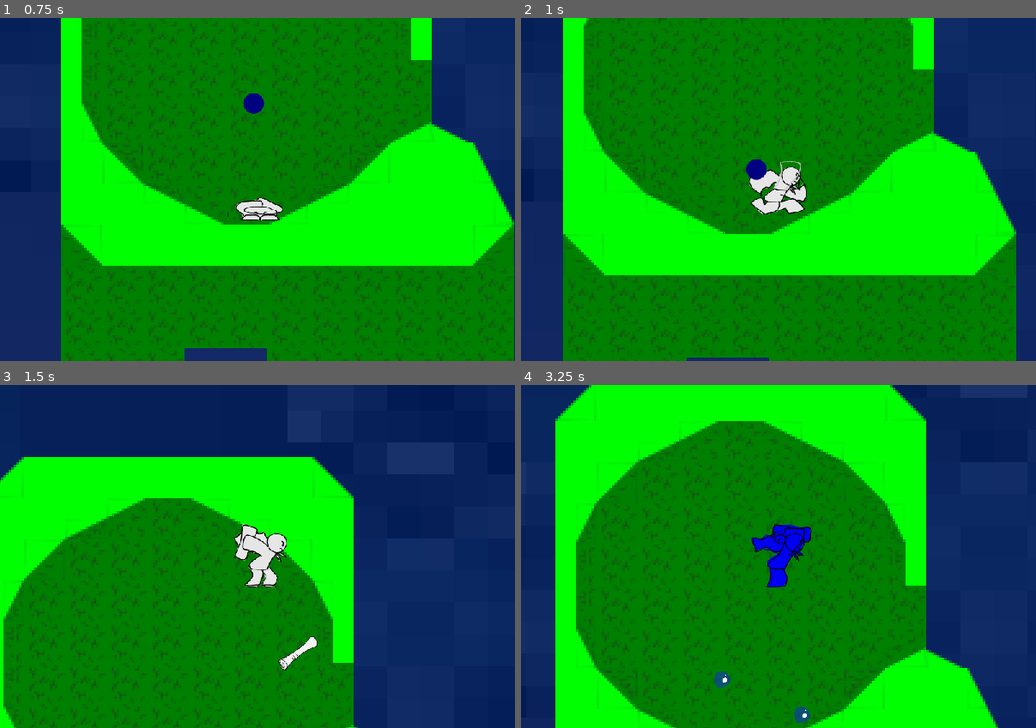
Above: before the commit, frames 1-4 (two rows, left to right).
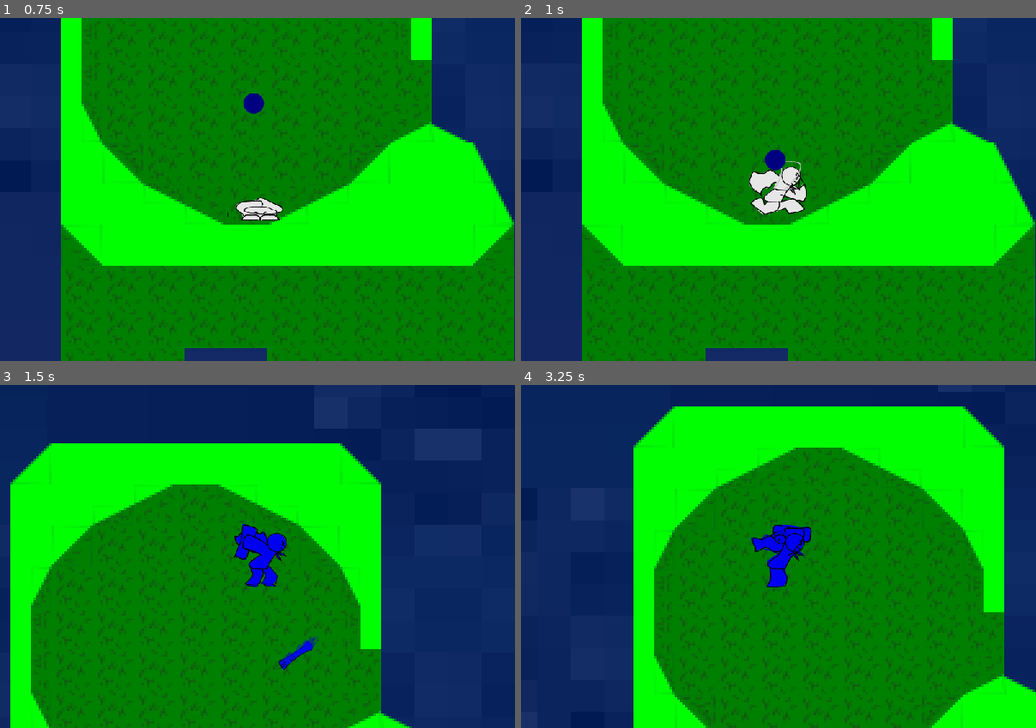
Above: after the commit, the same moments.

Repository: Sethoods/Tie-Dye
Game: Godot game, scene res://scenes/mylevel.tscn
Same seed, same stepped clock (60 frames per second), same inputs: the game is played once before the commit and once after it.
Inputs:
- Up to frame 1 (0.75 s): hold Right (move_right) from 0.53 s (still down); hold Down (crouch) from 0.53 s (still down)
- Up to frame 2 (1 s): keep holding Right (move_right); keep holding Down (crouch); tap Space (jump) at 0.77 s; tap Shift (shoot) at 0.8 s
- Up to frame 3 (1.5 s): keep holding Right (move_right); tap Space (jump) at 1.07 s; release Down (crouch) at 1.28 s; tap Shift (shoot) at 1.35 s
- Up to frame 4 (3.25 s): tap Space (jump) at 1.52, 1.55, 1.82, 2.1, 3.02 s; release Right (move_right) at 2.03 s; hold Left (move_left) 2.03-2.78 s; hold Down (crouch) 2.03-2.78 s; hold Right (move_right) from 2.78 s (still down); tap Down (crouch) at 2.85 s; tap Shift (shoot) at 3.05 s

Frame 1 is identical in both runs. In frame 2, 21% of the frame differs, in the area x 8-100%, y 0-100%; in frame 3, 20%; in frame 4, 50%, in the area x 6-100%, y 0-100%.

Commit message:
vines
not 2.0 yet the vines aren't quite there yet

Diff:
--- a/untitled-new-/scenes/boksy.tscn
+++ b/untitled-new-/scenes/boksy.tscn
@@ -17,8 +17,8 @@
 }]
 
 [sub_resource type="CapsuleShape2D" id="CapsuleShape2D_u7pnd"]
-radius = 9.0
-height = 20.0
+radius = 8.0
+height = 16.0
 
 [sub_resource type="RectangleShape2D" id="RectangleShape2D_llj3d"]
 size = Vector2(20, 18)
@@ -39,6 +39,7 @@
 texture = ExtResource("3_0clhr")
 
 [node name="GroundCollision" type="CollisionShape2D" parent="."]
+position = Vector2(0, 2)
 shape = SubResource("CapsuleShape2D_u7pnd")
 
 [node name="RayCastForward" type="RayCast2D" parent="."]
--- a/untitled-new-/scenes/mylevel.tscn
+++ b/untitled-new-/scenes/mylevel.tscn
@@ -64,3 +64,9 @@
 
 [node name="thirdchain" parent="." instance=ExtResource("5_51dsx")]
 position = Vector2(422, 463)
+
+[node name="boksy" parent="." instance=ExtResource("5_51dsx")]
+position = Vector2(2, -346)
+
+[node name="boksy2" parent="." instance=ExtResource("5_51dsx")]
+position = Vector2(503, -855)
--- a/untitled-new-/scenes/p1.tscn
+++ b/untitled-new-/scenes/p1.tscn
@@ -10,6 +10,18 @@
 shader_parameter/fill_color = Color(0.95, 0.95, 0.95, 1)
 shader_parameter/strength = 1.0
 
+[sub_resource type="AtlasTexture" id="AtlasTexture_jxlxg"]
+atlas = ExtResource("2_6u33n")
+region = Rect2(300, 200, 100, 100)
+
+[sub_resource type="AtlasTexture" id="AtlasTexture_srdj7"]
+atlas = ExtResource("2_6u33n")
+region = Rect2(400, 200, 100, 100)
+
+[sub_resource type="AtlasTexture" id="AtlasTexture_tvt0e"]
+atlas = ExtResource("2_6u33n")
+region = Rect2(500, 200, 100, 100)
+
 [sub_resource type="AtlasTexture" id="AtlasTexture_qmb28"]
 atlas = ExtResource("2_6u33n")
 region = Rect2(0, 0, 100, 100)
@@ -160,6 +172,23 @@
 
 [sub_resource type="SpriteFrames" id="SpriteFrames_m008u"]
 animations = [{
+"frames": [{
+"duration": 1.0,
+"texture": SubResource("AtlasTexture_jxlxg")
+}, {
+"duration": 1.0,
+"texture": SubResource("AtlasTexture_srdj7")
+}, {
+"duration": 1.0,
+"texture": SubResource("AtlasTexture_tvt0e")
+}, {
+"duration": 1.0,
+"texture": SubResource("AtlasTexture_srdj7")
+}],
+"loop": true,
+"name": &"climb",
+"speed": 6.0
+}, {
 "frames": [{
 "duration": 2.61,
 "texture": SubResource("AtlasTexture_qmb28")
@@ -380,8 +409,9 @@
 position = Vector2(0, -0.25000012)
 scale = Vector2(0.25, 0.24499999)
 sprite_frames = SubResource("SpriteFrames_m008u")
-animation = &"float"
+animation = &"climb"
 autoplay = "default"
+frame_progress = 0.20070228
 
 [node name="Marker2D" type="Marker2D" parent="."]
 position = Vector2(10, -5)
--- a/untitled-new-/scenes/terrain1.tscn
+++ b/untitled-new-/scenes/terrain1.tscn
@@ -101,7 +101,7 @@
 
 [node name="Tilemap with Borders" type="TileMapLayer"]
 texture_filter = 1
-tile_map_data = PackedByteArray("AAD+/wAAAwABAAAAAAD//wAAAwA …(33999 unchanged characters)… AAAAQAAAD2/+7/AwAAAAQAAAD3/+7/AwAAAAQAAAA=")
+tile_map_data = PackedByteArray("AAD+/wAAAwABAAAAAAD//wAAAwA …(33999 unchanged characters)… AAAAQAAAD2/+7/AwAAAAQAAAD3/+7/AwAAAAQAAAD1//f/AwAAAAQAAAD2//f/AwAAAAQAAAD3//f/AwAAAAQAAAD1/wAAAwAAAAQAAAD2/wAAAwAAAAQAAAD3/wAAAwAAAAQAAAA=")
 tile_set = SubResource("TileSet_yvmk3")
 script = ExtResource("2_8l28h")
 
--- a/untitled-new-/scenes/vine.tscn
+++ b/untitled-new-/scenes/vine.tscn
@@ -7,8 +7,8 @@
 atlas = ExtResource("1_smajk")
 region = Rect2(0, 0, 64, 640)
 
-[sub_resource type="RectangleShape2D" id="RectangleShape2D_71s2g"]
-size = Vector2(16, 16)
+[sub_resource type="RectangleShape2D" id="RectangleShape2D_c6ol5"]
+size = Vector2(16, 160)
 
 [node name="Vine" type="Area2D"]
 collision_mask = 2
@@ -20,4 +20,4 @@
 texture = SubResource("AtlasTexture_c6ol5")
 
 [node name="CollisionShape2D" type="CollisionShape2D" parent="." groups=["Climb Hitboxes"]]
-shape = SubResource("RectangleShape2D_71s2g")
+shape = SubResource("RectangleShape2D_c6ol5")
--- a/untitled-new-/scripts/boksy.gd
+++ b/untitled-new-/scripts/boksy.gd
@@ -70,7 +70,7 @@
 	floor_max_angle=PI/2.1
 
 	velocity.y += get_gravity().y * delta
-	if stunned == false:
+	if stunned == false and not $RayCastForward.is_colliding():
 		velocity.x = speed * direction
 
 		var ahead_cell = tilemap.local_to_map(global_position + Vector2(direction * 8, 0))
--- a/untitled-new-/scripts/p_1.gd
+++ b/untitled-new-/scripts/p_1.gd
@@ -45,6 +45,8 @@
 var health : int = 0
 
 var is_crouching : bool = false
+var is_climbing : bool = false
+var is_gravity : bool = true
 
 func colorate(current_dye: Array):
 	if current_dye[0] == DYES["NULL"] and current_dye[1] == DYES["NULL"]:
@@ -172,6 +174,10 @@
 		else:
 			print("slide")
 			area.get_parent().player_collided("slide")
+	elif area.is_in_group("Climb Hitboxes"):
+		if Input.is_action_pressed("up"):
+			is_climbing = true
+			print("climbibg")
 
 func _input(_event: InputEvent) -> void:
 	if _event.is_action_pressed("move_left") or _event.is_action_pressed("move_right") or _event.is_action_pressed("crouch") or _event.is_action_pressed("up"):
@@ -193,6 +199,11 @@
 		$GroundCollision.set_deferred("disabled", false)
 		$Crouch2.set_deferred("disabled", true)
 
+	if is_climbing:
+		if Input.is_action_pressed("up"):
+			velocity.y = -100
+			is_gravity = false
+
 	if is_hurt:
 		hurt_timer += delta
 		if hurt_timer > 1:
@@ -201,9 +212,9 @@
 	#var recent_input :=
 
 	# Add the gravity.
-	if not is_on_floor():
+	if not is_on_floor() and is_gravity == true:
 		velocity += get_gravity()/1.5 * delta if has_djumped == false else get_gravity()/3 * delta
-		velocity.x -= velocity.x/10*delta
+		velocity.x -= direction*1*delta
 	elif is_on_floor():
 		has_djumped = false
 
@@ -216,12 +227,14 @@
 		direction = prev_dir
 		prev_dir = 0
 	if direction and prev_dir and not is_hurt:
-		if not rolling:
+		if not rolling and not is_climbing:
 			var max_movement_speed = SPEED * accel
 			velocity.x = move_toward(velocity.x, max_movement_speed * direction+roll_accel, (SPEED * 5) * delta)
 			if is_crouching:
 				velocity.x /= 1.5
 			accel += RATE_GROWTH_ACCEL*delta*2
+		elif is_climbing:
+			velocity.x += 10*delta
 		else:
 			if velocity.x < 0.1 or velocity.x > -0.1:
 				if velocity.x >= 0.1 and direction < 0 or velocity.x <= 0.1 and direction > 0 :
@@ -236,6 +249,8 @@
 
 
 	if Input.is_action_just_pressed("jump") and is_on_floor() and not is_crouching:
+		is_climbing = false
+		is_gravity = true
 		velocity.y = JUMP_VELOCITY-((accel-1)*7.5)
 		velocity.x = velocity.x
 		rolling = false
@@ -243,6 +258,8 @@
 			hurt_timer = 0
 			is_hurt = false
 	elif Input.is_action_just_pressed("jump") and not is_on_floor() and not has_djumped and not is_hurt:
+		is_climbing = false
+		is_gravity = true
 		velocity.y = JUMP_VELOCITY/2
 		has_djumped = true
 
@@ -277,11 +294,13 @@
 
 
 
-	if Input.is_action_just_pressed("crouch") and is_on_floor() and velocity.x != 0:
+	if Input.is_action_just_pressed("crouch") and is_on_floor() and velocity.x != 0 and not is_climbing:
 		rolling = true
-	elif Input.is_action_pressed("crouch") and not shooting and not has_djumped and not rolling:
+	elif Input.is_action_pressed("crouch") and not shooting and not has_djumped and not rolling and not is_climbing:
 		is_crouching = true
 		$AnimatedSprite2D.play("duck")
+	elif Input.is_action_pressed("crouch"):
+		velocity.y = 100
 	else:
 		is_crouching = false
 
--- a/untitled-new-/scripts/ray_cast_forward.gd
+++ b/untitled-new-/scripts/ray_cast_forward.gd
@@ -5,7 +5,7 @@
 func _ready() -> void:
 	position.x = 8
 	position.y = 5
-	target_position = Vector2(8, -21)
+	target_position = Vector2(8, -15)
 
 
 # Called every frame. 'delta' is the elapsed time since the previous frame.
--- a/untitled-new-/scripts/terrain_1.gd
+++ b/untitled-new-/scripts/terrain_1.gd
@@ -6,7 +6,7 @@
 	var vine = scene.instantiate()
 	#print("vine exists")
 	vine.position = map_to_local(this_position)
-	vine.length = length
+	vine.set_length(length)
 	add_child(vine)
 	#print(vine.global_position)
 
--- a/untitled-new-/scripts/vine_region.gd
+++ b/untitled-new-/scripts/vine_region.gd
@@ -1,15 +1,29 @@
 extends Area2D
 
-var length : int
-# Called when the node enters the scene tree for the first time.
-func _ready() -> void:
-	print("hey I exist")
+var length
+
+func set_length(val: int):
+	length = val
+	make_vine()
+
+func make_vine():
 	$Sprite2D.region_enabled = true
 	$Sprite2D.centered = false
-	$Sprite2D.offset = Vector2i(-30, -30)
+	$Sprite2D.offset = Vector2(-30, -30)
 
-	var regy = 64*length
+	var regy = 64 * length
 	$Sprite2D.region_rect = Rect2(0, 0, 64, regy)
-	print($Sprite2D.region_rect)
-	$CollisionShape2D.shape.size = $Sprite2D.region_rect.size*$Sprite2D.scale
-	$CollisionShape2D.position = $Sprite2D.offset + ($Sprite2D.region_rect.size * $Sprite2D.scale) / 2
+	# Make sure the shape is unique and initialized
+	$CollisionShape2D.shape = $CollisionShape2D.shape.duplicate()
+
+# Now assign the correct size
+	var vine_size = $Sprite2D.region_rect.size
+	$CollisionShape2D.shape.size = vine_size*$Sprite2D.scale
+	$CollisionShape2D.position.y += vine_size.y*$Sprite2D.scale.y/2-8
+
+# Position it to match the sprite
+
+
+# Called when the node enters the scene tree for the first time.
+func _ready():
+	pass
Binary file changed: untitled-new-/art/TieDye Spritesheets V1.png
Not shown: 1 places in untitled-new-/scenes/p1.tscn that only renumber resources
